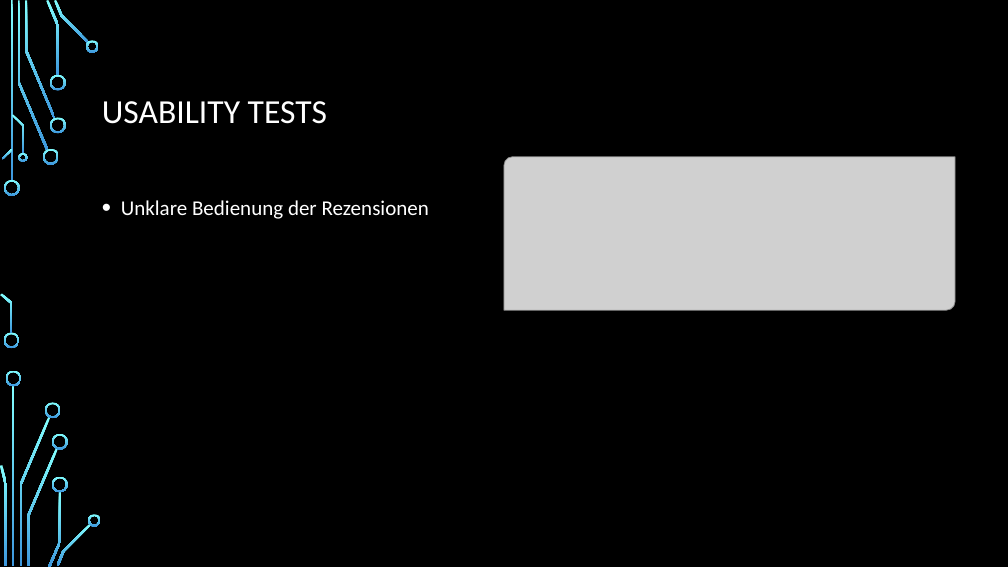
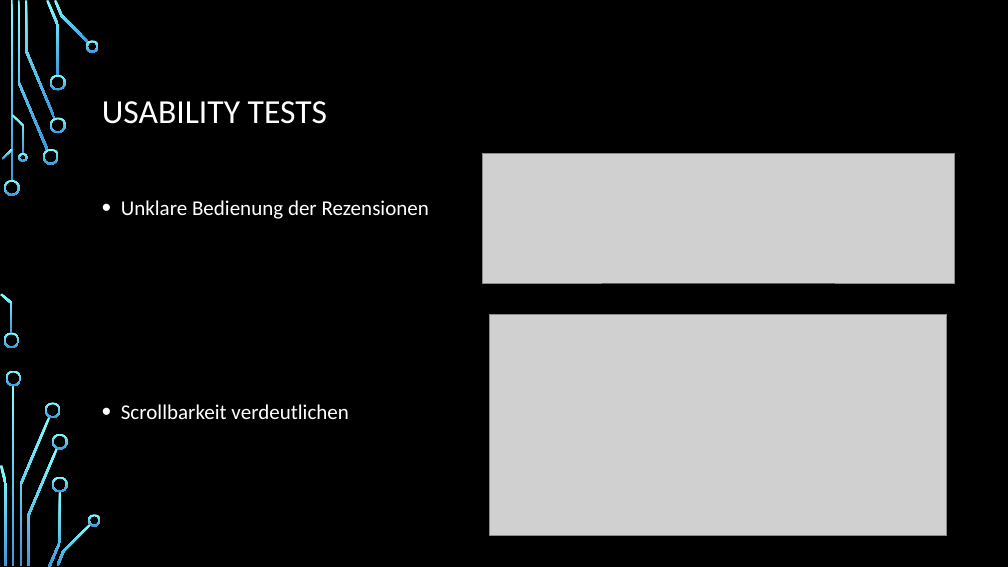
Before and after one commit to fabiankock/SiAI, a slide deck: slide 3 of Präsentation_prototyp/Präsentation_prototyp_siai.pptx. Drawn at 1008x567 pixels with LibreOffice and Linux fonts; fonts in the diff are those of the drawing; grey boxes stand for pictures; background and template pictures are left out. Boxes give left, top, right and bottom in pixels: in the first picture for what was removed or moved away, otherwise in the second. Text is boxed around its words. In the diff, an @@ line names an element or a change of style, - is before the commit and + after.

```diff
--- a/Präsentation_prototyp/Präsentation_prototyp_siai.pptx
+++ b/Präsentation_prototyp/Präsentation_prototyp_siai.pptx
@@ picture: place and size @@
-picture at box(504, 157, 956, 310)
+picture at box(482, 154, 954, 284)
@@ picture added at box(490, 315, 948, 536) @@
@@ text at box(121, 404, 348, 419): paragraph added @@
+• Scrollbarkeit verdeutlichen
```
Also in this commit, not shown: 1 other slide changed, 5 other files.
